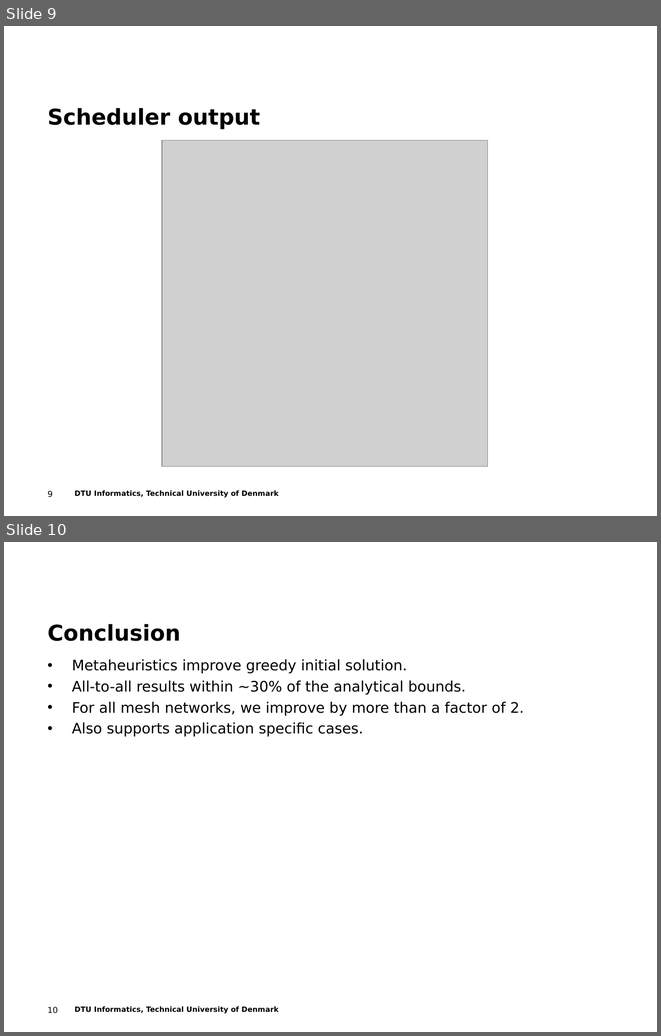
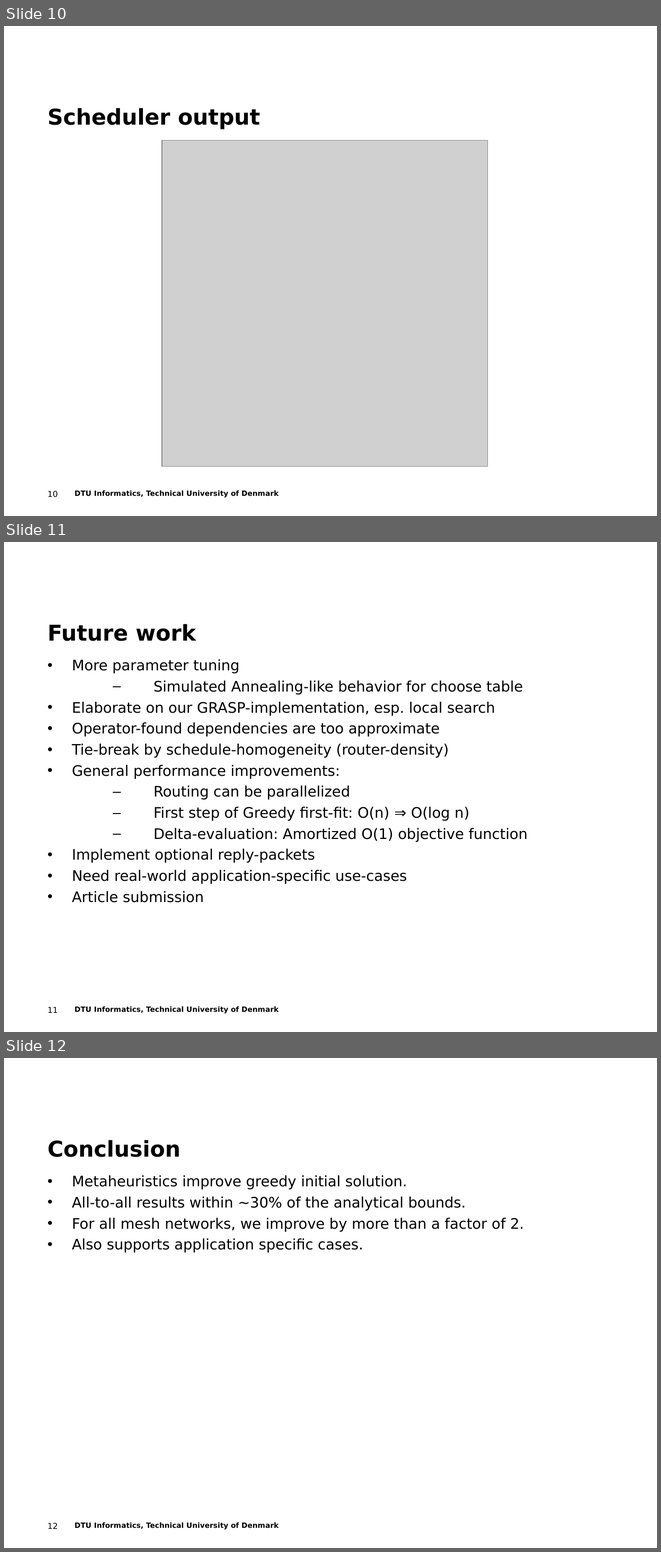
Before and after one commit to t-crest/poseidon, a slide deck: Report/eume_presentation.ppt. Shown one above the other, each under a label of ours: slides 9 and 10 before the commit, slides 10, 11 and 12 after it. The pictures are 661x1036 and 661x1552 pixels, drawn with LibreOffice and Linux fonts; fonts in the diff are those of the drawing; grey boxes stand for pictures; background and template pictures are left out. Boxes give left, top, right and bottom in pixels: in the first picture for what was removed or moved away, otherwise in the second. Text is boxed around its words. In the diff, an @@ line names an element or a change of style, - is before the commit and + after.

Commit message:
Prior and future work, other stuff too

```diff
--- a/Report/eume_presentation.ppt
+++ b/Report/eume_presentation.ppt
@@ slide 11 added at [4, 542, 657, 1032], background #FFFFFF; not listed: 2 template elements that a slide beside it also shows @@
@@ text added at [47, 624, 196, 641], 24 pt, text #000000, bold @@
+Future work
@@ text added at [72, 659, 528, 902], 16 pt, text #000000 @@
+• More parameter tuning
+  – Simulated Annealing-like behavior for choose table
+• Elaborate on our GRASP-implementation, esp. local search
+• Operator-found dependencies are too approximate
+• Tie-break by schedule-homogeneity (router-density)
+• General performance improvements:
+  – Routing can be parallelized
+  – First step of Greedy first-fit: O(n) ⇒ O(log n)
+  – Delta-evaluation: Amortized O(1) objective function
+• Implement optional reply-packets
+• Need real-world application-specific use-cases
+• Article submission
@@ what was slide 9 is now slide 10 @@
@@ page number at [47, 490, 58, 497]: text changed @@
-9
+10
@@ what was slide 10 is now slide 12 @@
@@ page number at [47, 1522, 58, 1529]: text changed @@
-10
+12
```
Also in this commit, not shown: 1 slide changed, 1 other slide added.
